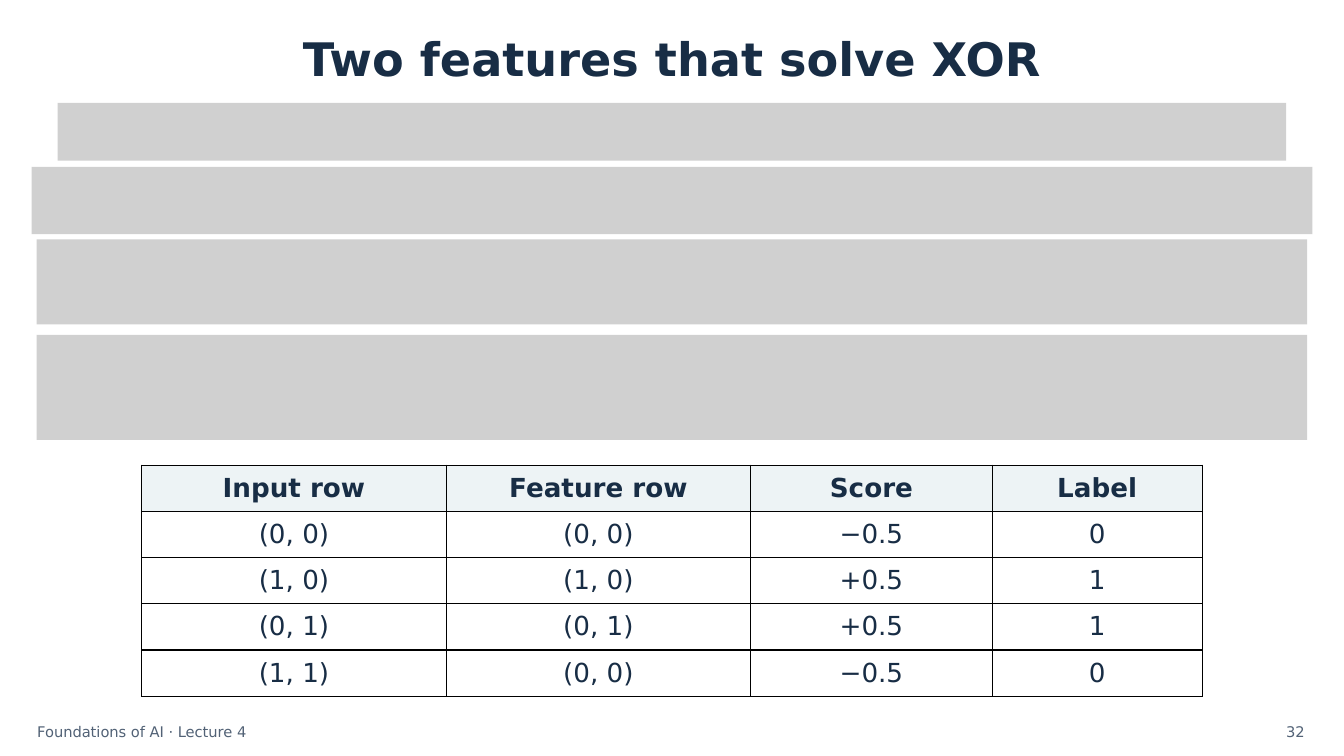
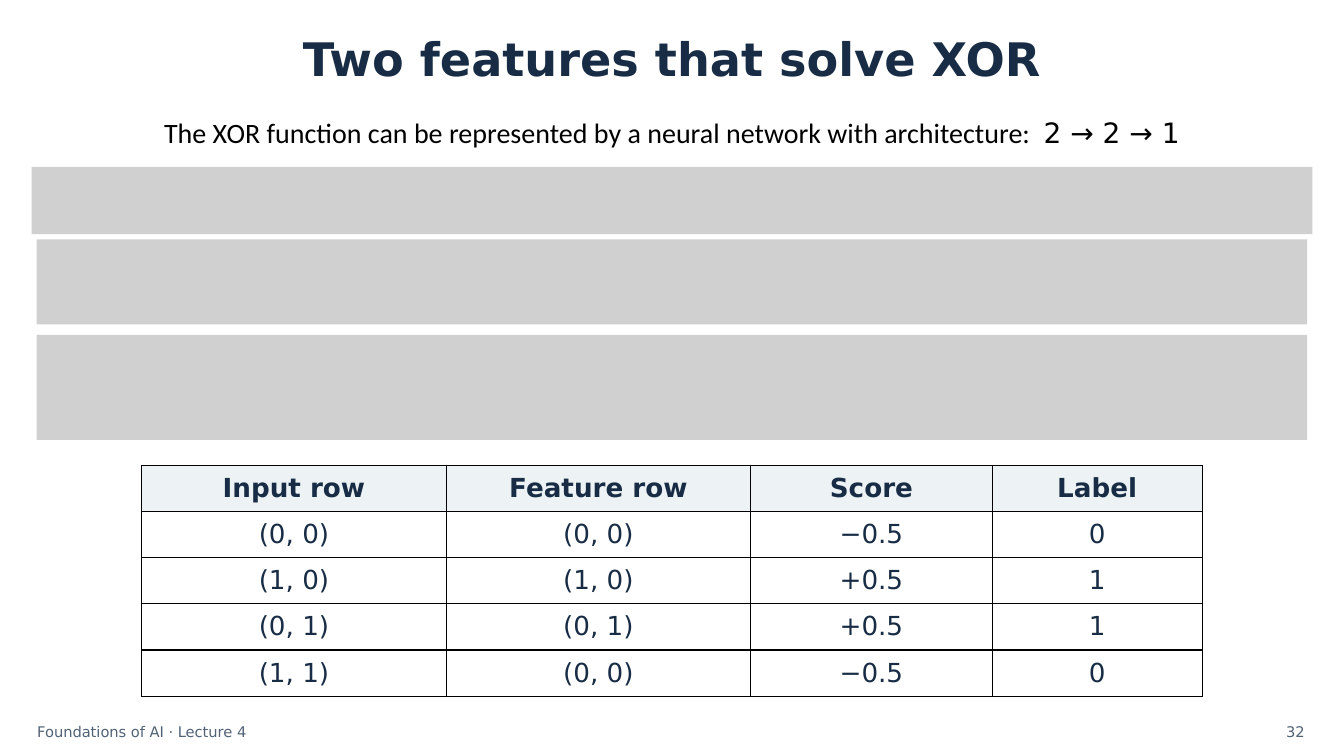
Before and after one commit to semtm0051/2026_27, a slide deck: slide 32 of Week_04/Slides/Week_04 - Slides.pptx. Drawn at 1344x756 pixels with LibreOffice and Linux fonts; fonts in the diff are those of the drawing; grey boxes stand for pictures. Boxes give left, top, right and bottom in pixels: in the first picture for what was removed or moved away, otherwise in the second. Text is boxed around its words. In the diff, an @@ line names an element or a change of style, - is before the commit and + after.

Commit message:
Publish latest Week 4 slides without modifying the supplied PowerPoint
Upload the supplied presentation byte for byte and update the matching PDF, preserving the displayed equation colours.

```diff
--- a/Week_04/Slides/Week_04 - Slides.pptx
+++ b/Week_04/Slides/Week_04 - Slides.pptx
@@ picture removed at (57, 103, 1287, 160) @@
@@ text added at (164, 122, 1180, 148), 20 pt, text #000000 @@
+The XOR function can be represented by a neural network with architecture: 2 → 2 → 1
```
Also in this commit, not shown: 1 other file.
